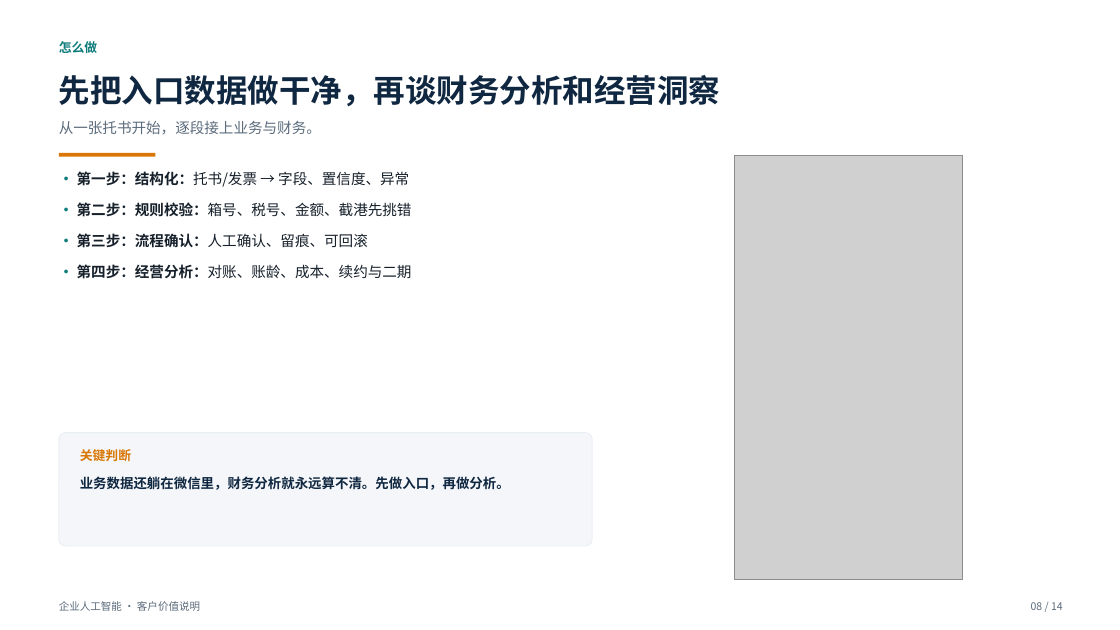
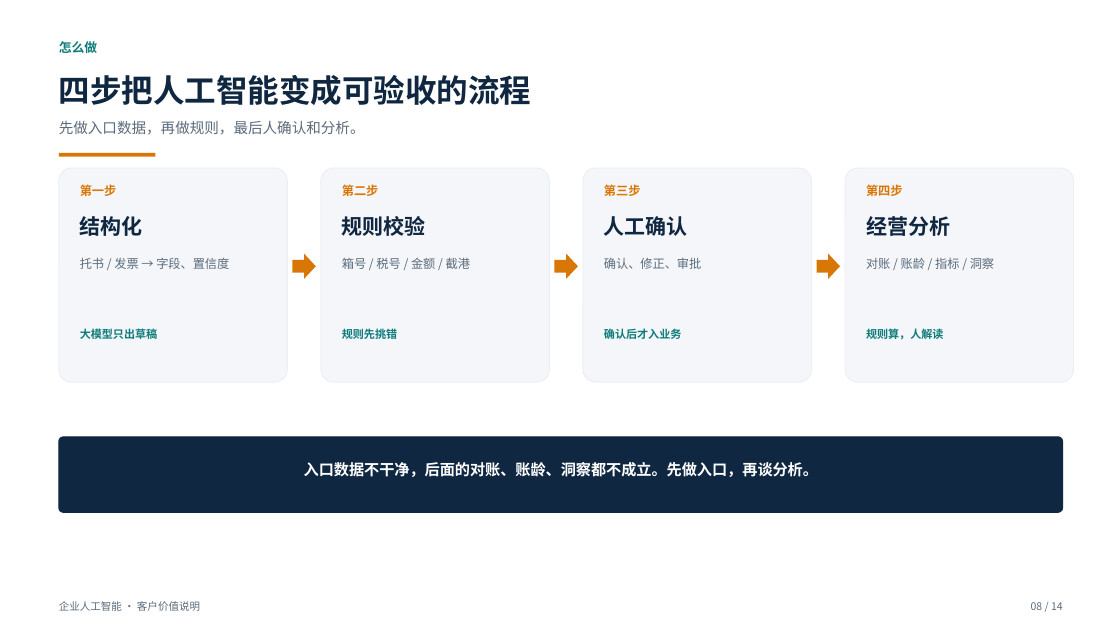
Before and after one commit to roma007/Enterprise-AI, a slide deck: slide 8 of 会客包/reports/客户老板版_系统能力介绍_2026-11-05.pptx. Drawn at 1120x630 pixels with LibreOffice and Linux fonts; fonts in the diff are those of the drawing; grey boxes stand for pictures. Boxes give left, top, right and bottom in pixels: in the first picture for what was removed or moved away, otherwise in the second. Text is boxed around its words. In the diff, an @@ line names an element or a change of style, - is before the commit and + after.

```diff
--- a/会客包/reports/客户老板版_系统能力介绍_2026-11-05.pptx
+++ b/会客包/reports/客户老板版_系统能力介绍_2026-11-05.pptx
@@ text added at (59,75,532,105), 27 pt, text #0F2740, bold @@
+四步把人工智能变成可验收的流程
@@ text at (59,121,365,135): text changed; size 27 to 12.5 pt; text colour #0F2740 to #5B6B7C; bold off @@
-先把入口数据做干净，再谈财务分析和经营洞察
+先做入口数据，再做规则，最后人确认和分析。
@@ text removed at (59,121,321,134) @@
-从一张托书开始，逐段接上业务与财务。
@@ rounded rectangle added at (59,168,287,382), fill #F4F6F9, outline #EAEFF5 0.8 pt @@
@@ text removed at (77,171,412,279) @@
-• 第一步：结构化：托书/发票 → 字段、置信度、异常
-• 第二步：规则校验：箱号、税号、金额、截港先挑错
-• 第三步：流程确认：人工确认、留痕、可回滚
-• 第四步：经营分析：对账、账龄、成本、续约与二期
@@ rounded rectangle added at (321,168,549,382), fill #F4F6F9, outline #EAEFF5 0.8 pt @@
@@ rounded rectangle added at (583,168,812,382), fill #F4F6F9, outline #EAEFF5 0.8 pt @@
@@ picture removed at (735,155,962,580) @@
@@ rounded rectangle added at (845,168,1074,382), fill #F4F6F9, outline #EAEFF5 0.8 pt @@
@@ text added at (80,184,117,196), 10.5 pt, text #D97706, bold @@
+第一步
@@ text added at (342,184,379,196), 10.5 pt, text #D97706, bold @@
+第二步
@@ text added at (604,184,641,196), 10.5 pt, text #D97706, bold @@
+第三步
@@ text added at (866,184,903,196), 10.5 pt, text #D97706, bold @@
+第四步
@@ text added at (80,216,143,236), 18 pt, text #0F2740, bold @@
+结构化
@@ text added at (342,216,426,236), 18 pt, text #0F2740, bold @@
+规则校验
@@ text added at (604,216,688,236), 18 pt, text #0F2740, bold @@
+人工确认
@@ text added at (866,216,950,236), 18 pt, text #0F2740, bold @@
+经营分析
@@ text added at (80,258,229,269), 10.5 pt, text #5B6B7C @@
+托书 / 发票 → 字段、置信度
@@ right arrow added at (292,254,316,279), fill #D97706 @@
@@ text added at (342,258,470,269), 10.5 pt, text #5B6B7C @@
+箱号 / 税号 / 金额 / 截港
@@ right arrow added at (555,254,578,279), fill #D97706 @@
@@ text added at (604,258,701,269), 10.5 pt, text #5B6B7C @@
+确认、修正、审批
@@ right arrow added at (817,254,840,279), fill #D97706 @@
@@ text added at (866,258,994,269), 10.5 pt, text #5B6B7C @@
+对账 / 账龄 / 指标 / 洞察
@@ text added at (80,328,157,339), 9.5 pt, text #0E7C7B, bold @@
+大模型只出草稿
@@ text added at (342,327,397,342), 9.5 pt, text #0E7C7B, bold @@
+规则先挑错
@@ text added at (604,328,681,339), 9.5 pt, text #0E7C7B, bold @@
+确认后才入业务
@@ text added at (866,328,943,340), 9.5 pt, text #0E7C7B, bold @@
+规则算，人解读
@@ rounded rectangle removed at (59,433,592,546) @@
@@ rounded rectangle added at (59,437,1063,513), fill #0F2740, outline #0F2740 0.8 pt @@
@@ text removed at (80,449,131,461) @@
-关键判断
@@ text removed at (80,476,510,490) @@
-业务数据还躺在微信里，财务分析就永远算不清。先做入口，再做分析。
@@ text added at (304,462,818,477), 13 pt, text #FFFFFF, bold @@
+入口数据不干净，后面的对账、账龄、洞察都不成立。先做入口，再谈分析。
```
Also in this commit, not shown: 1 other slide changed, 3 other files.
